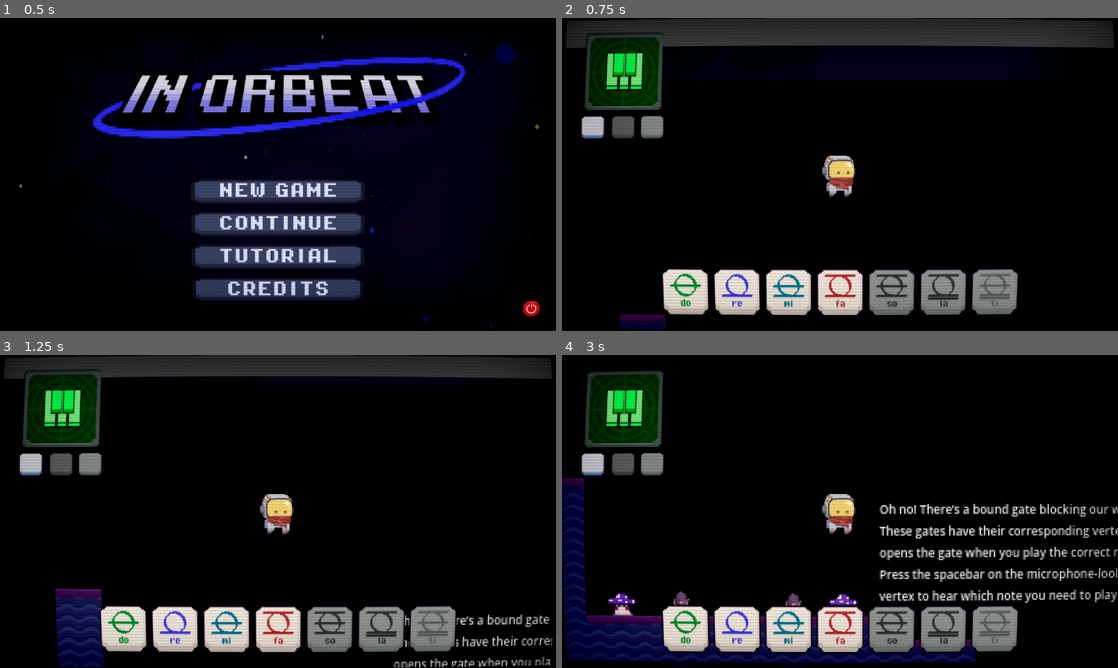
Above: before the commit, frames 1-4 (two rows, left to right).
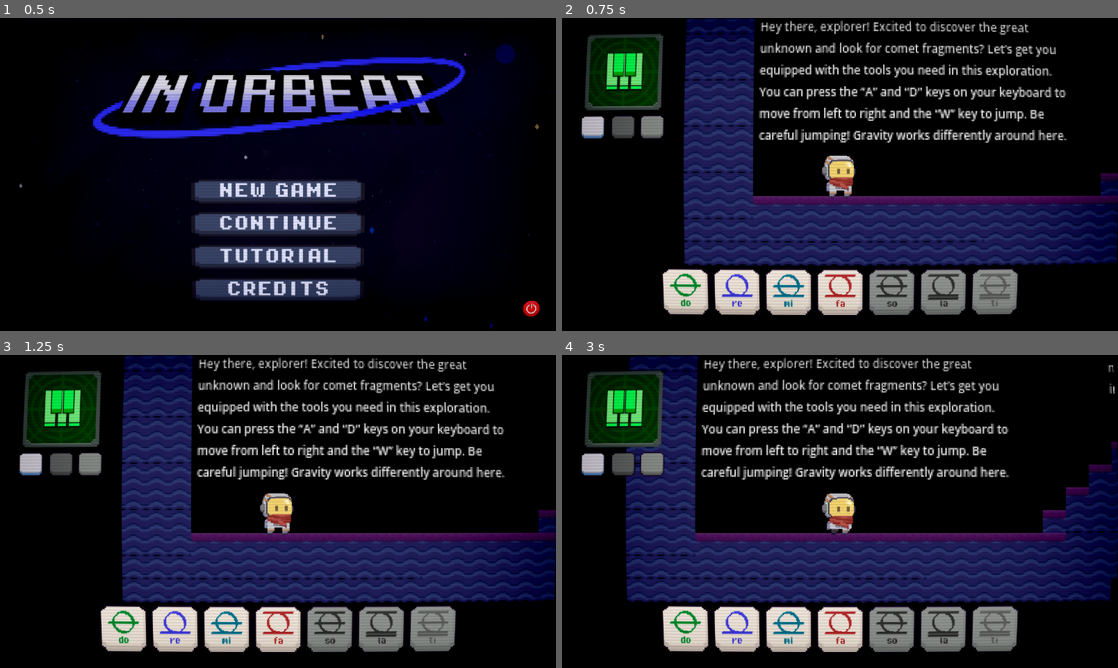
Above: after the commit, the same moments.

Repository: Washington99/musicplatformer
Game: Godot game, scene res://Scenes/main_menu.tscn
The game is run twice, just before and just after one commit, with the same random seed, the same clock (stepped at 60 frames per second) and the same inputs. Sound files missing from this copy of the repository are replaced by a short silence.
Inputs:
- Up to frame 1 (0.5 s): no input
- Up to frame 2 (0.75 s): click "TUTORIAL" at 0.5 s
- Up to frame 3 (1.25 s): no input
- Up to frame 4 (3 s): tap Enter (ui_accept) at 1.25 s; hold D (Right) 1.28-2.03 s; tap Space (interact) at 1.35 s; tap W (Jump) at 1.52, 2.27 s; hold A (Left) 2.03-2.78 s; tap U (note_1) at 2.1 s; hold D (Right) from 2.78 s (still down); tap K (note_10) at 2.85 s

Frame 1 is identical in both runs. In frame 2, 38% of the frame differs, in the area x 0-100%, y 0-100%; in frame 3, 38%; in frame 4, 41%, in the area x 0-100%, y 0-99%.

Commit message:
Moved player to original spawn point in tutorial

Diff:
--- a/Scenes/level_tutorial.tscn
+++ b/Scenes/level_tutorial.tscn
@@ -207,7 +207,7 @@
 next_scene_path = "res://Scenes/level_1.tscn"
 
 [node name="player" parent="." instance=ExtResource("6_pma55")]
-position = Vector2(698.824, -84.6429)
+position = Vector2(316, 448)
 allowed_instruments = Array[String](["piano"])
 allowed_notes = Array[String](["1", "3", "5", "6"])
 
Not shown: 1 places in Scenes/level_tutorial.tscn that only renumber resources
